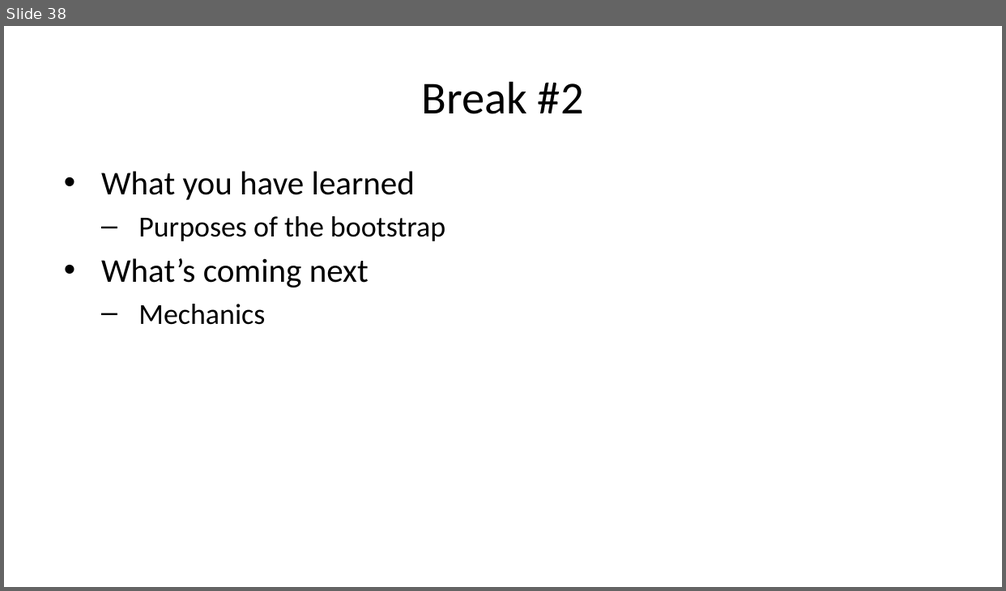
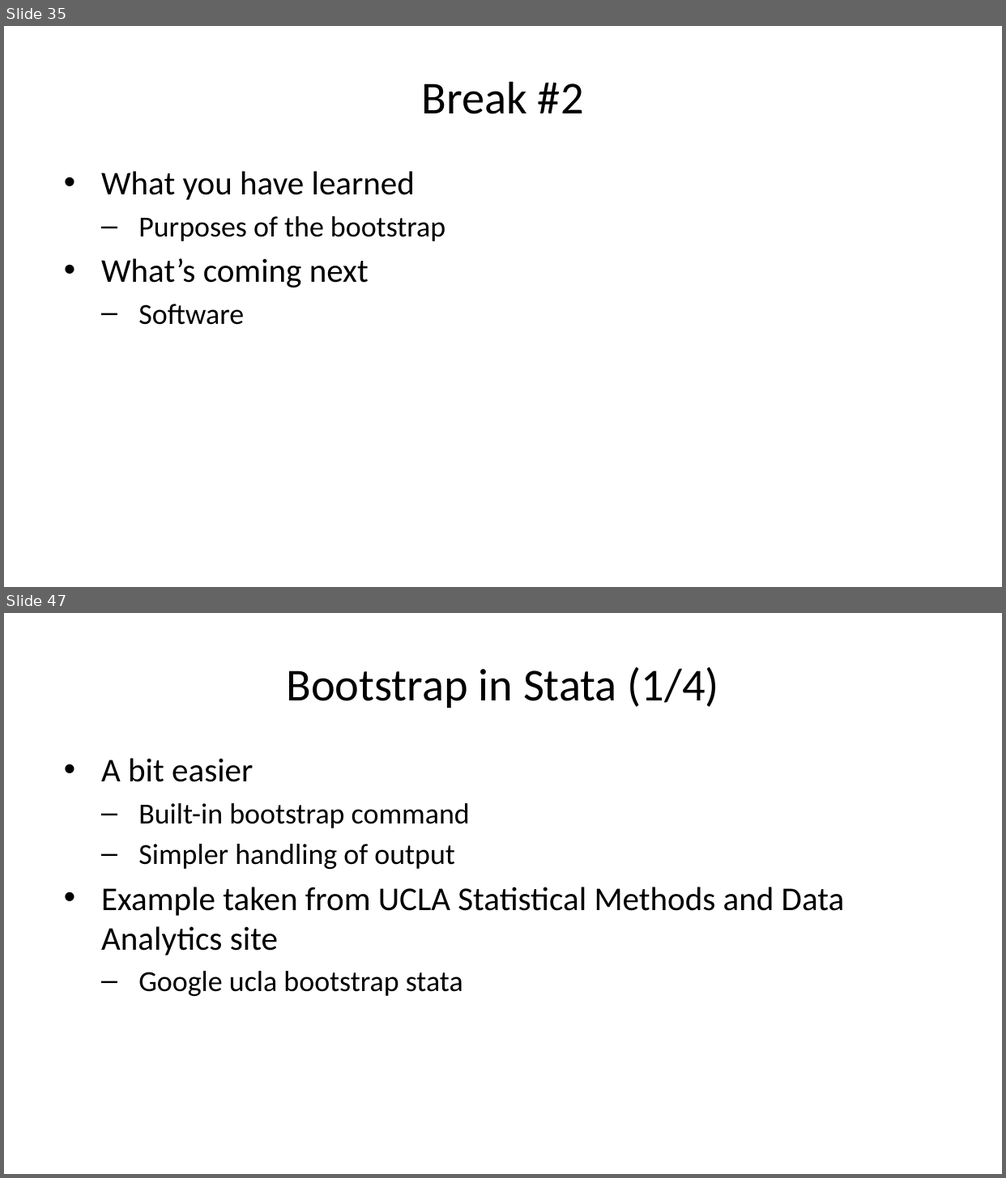
Before and after one commit to pmean/papers-and-presentations, a slide deck: bootstrap/src/bootstrap-slides.pptx. Shown one above the other, each under a label of ours: slide 38 before the commit, slides 35 and 47 after it; the slides between them are not shown. The pictures are 1006x591 and 1006x1178 pixels, drawn with LibreOffice and Linux fonts; fonts in the diff are those of the drawing. Boxes give left, top, right and bottom in pixels: in the first picture for what was removed or moved away, otherwise in the second. Text is boxed around its words. In the diff, an @@ line names an element or a change of style, - is before the commit and + after.

Commit message:
Good first draft of bootstrap talk

```diff
--- a/bootstrap/src/bootstrap-slides.pptx
+++ b/bootstrap/src/bootstrap-slides.pptx
@@ slide 47 added at [4, 613, 1002, 1174], background #FFFFFF @@
@@ title added at [287, 667, 719, 708], 33 pt, text #000000 @@
+Bootstrap in Stata (1/4)
@@ text added at [101, 758, 845, 996], 21 pt, text #000000 @@
+• A bit easier
+  – Built-in bootstrap command
+  – Simpler handling of output
+• Example taken from UCLA Statistical Methods and Data Analytics site
+  – Google ucla bootstrap stata
@@ what was slide 38 is now slide 35 @@
@@ slide 35 changed as well @@
@@ text at [138, 304, 244, 325]: text changed @@
-  – Mechanics
+  – Software
```
Also in this commit, not shown: 9 other slides changed, 26 other slides added, 6 slides removed, 6 other files.
